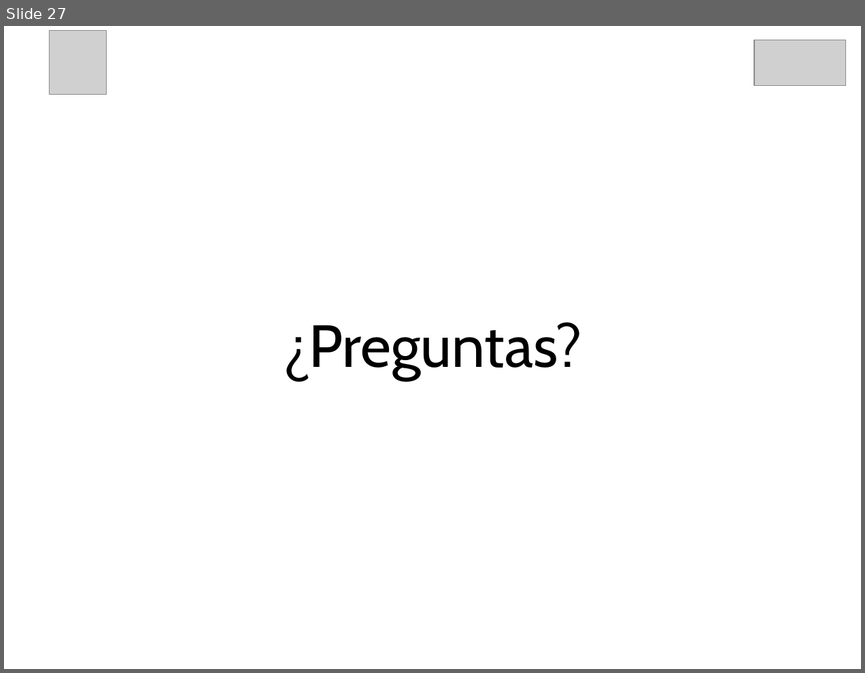
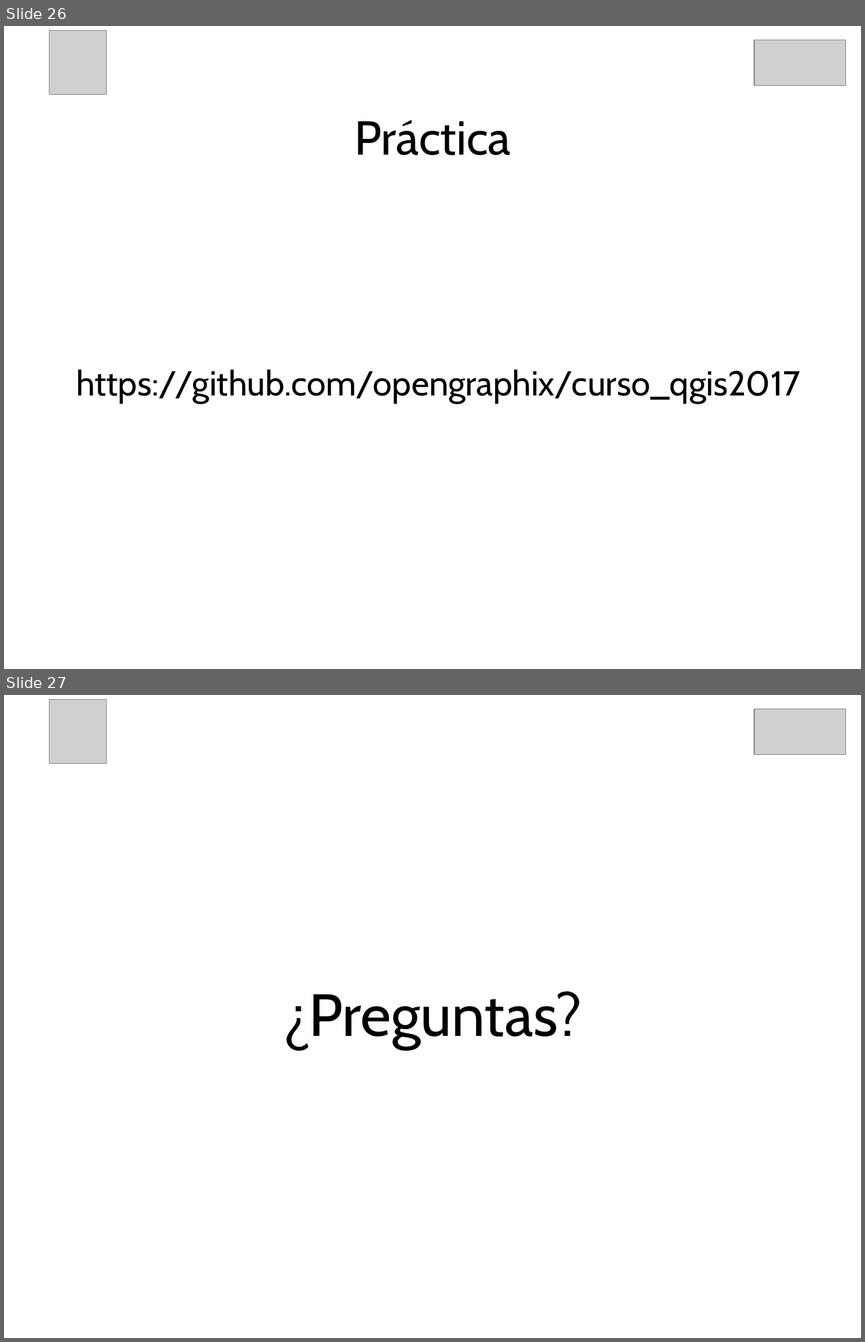
Before and after one commit to opengraphix/curso_qgis2017, a slide deck: qgis_sedema_av.pptx. Shown one above the other, each under a label of ours: slide 27 before the commit, slides 26 and 27 after it. The pictures are 865x673 and 865x1342 pixels, drawn with LibreOffice and Linux fonts; fonts in the diff are those of the drawing; grey boxes stand for pictures; background and template pictures are left out. Boxes give left, top, right and bottom in pixels: in the first picture for what was removed or moved away, otherwise in the second. Text is boxed around its words. In the diff, an @@ line names an element or a change of style, - is before the commit and + after.

Commit message:
URL práctica

```diff
--- a/qgis_sedema_av.pptx
+++ b/qgis_sedema_av.pptx
@@ slide 26 added at [4,26,861,669], background picture (left out) @@
@@ picture added at [49,31,107,95] @@
@@ picture added at [754,40,846,85] @@
@@ title added at [354,120,511,155], 44 pt, text #000000 @@
+Práctica
@@ subtitle added at [76,369,800,403], 32 pt, text #000000 @@
+https://github.com/opengraphix/curso_qgis2017
```
Also in this commit, not shown: 1 slide removed, 1 other file.
